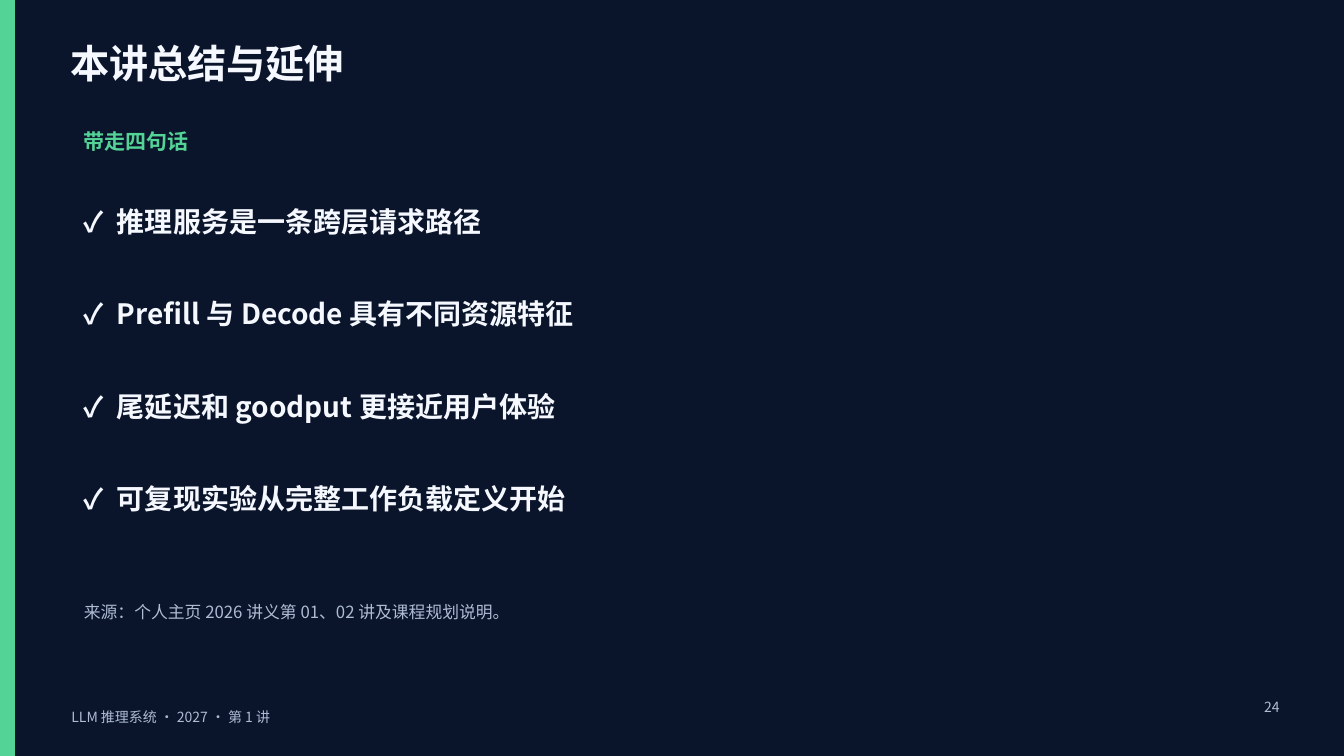
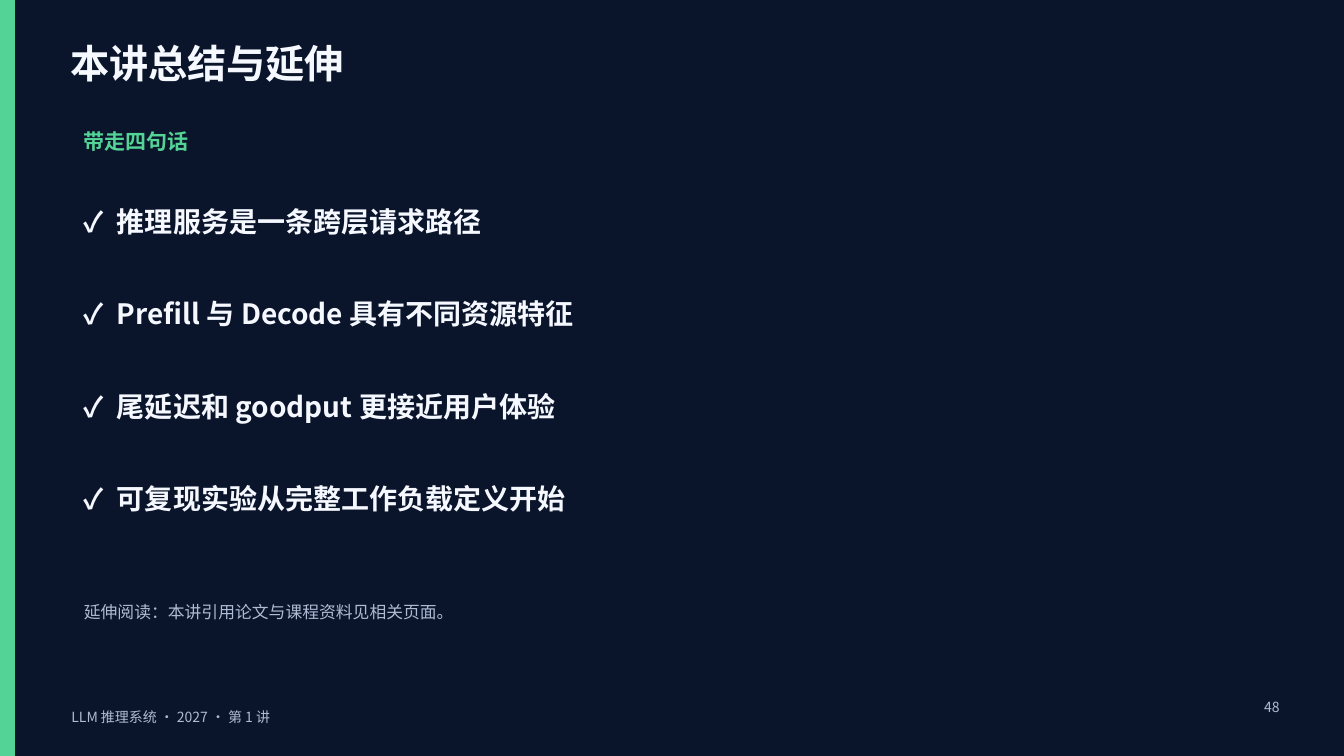
Before and after one commit to ShuhaoZhangTony/shuhaozhangtony.github.io, a slide deck: slide 48 of contents/teaching/intro-to-llm-inference-engines/2027/slides/lectures/第01讲_课程导论与评价指标.pptx (slide 24 before the commit). Drawn at 1344x756 pixels with LibreOffice and Linux fonts; fonts in the diff are those of the drawing. Boxes give left, top, right and bottom in pixels: in the first picture for what was removed or moved away, otherwise in the second. Text is boxed around its words. In the diff, an @@ line names an element or a change of style, - is before the commit and + after.

```diff
--- a/contents/teaching/intro-to-llm-inference-engines/2027/slides/lectures/第01讲_课程导论与评价指标.pptx
+++ b/contents/teaching/intro-to-llm-inference-engines/2027/slides/lectures/第01讲_课程导论与评价指标.pptx
@@ text at (84, 604, 454, 620): text changed @@
-来源：个人主页 2026 讲义第 01、02 讲及课程规划说明。
+延伸阅读：本讲引用论文与课程资料见相关页面。
@@ text at (1264, 701, 1280, 712): text changed @@
-24
+48
```
Also in this commit, not shown: 1 other slide changed, 24 slides added, 9 other files.
